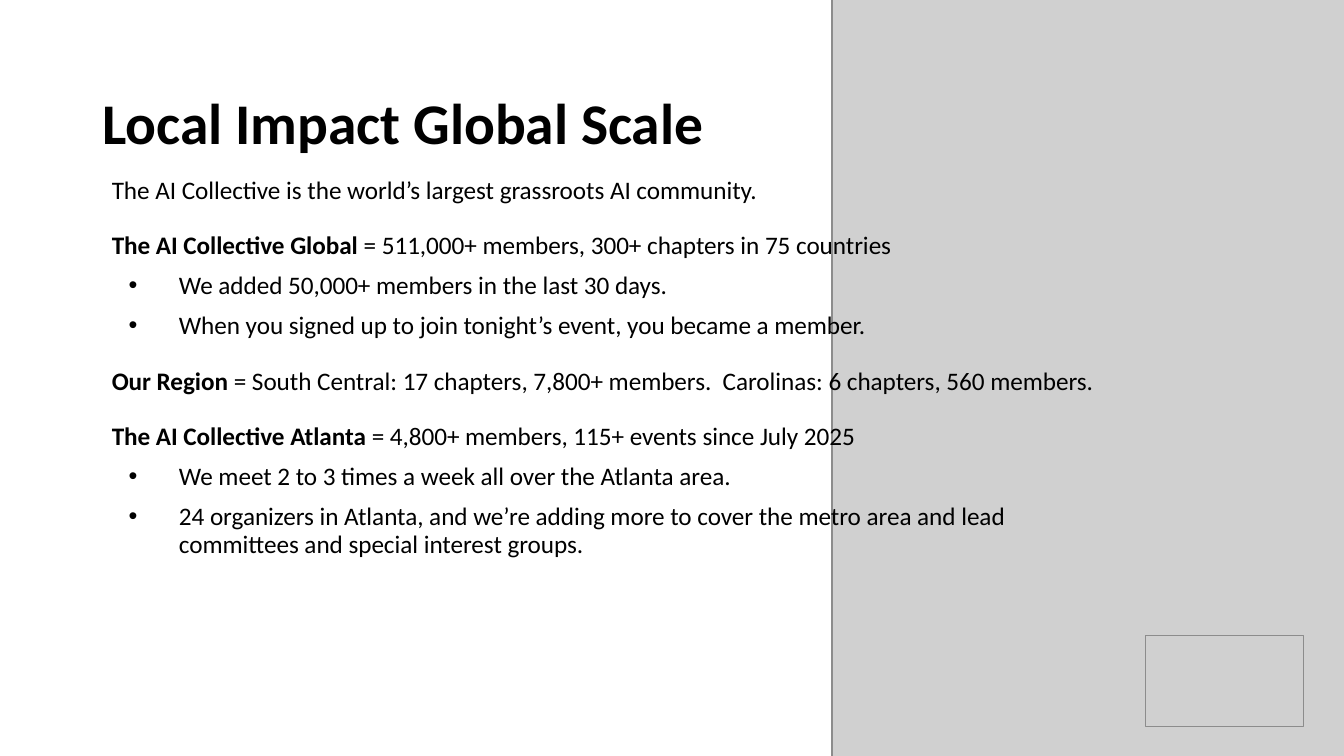
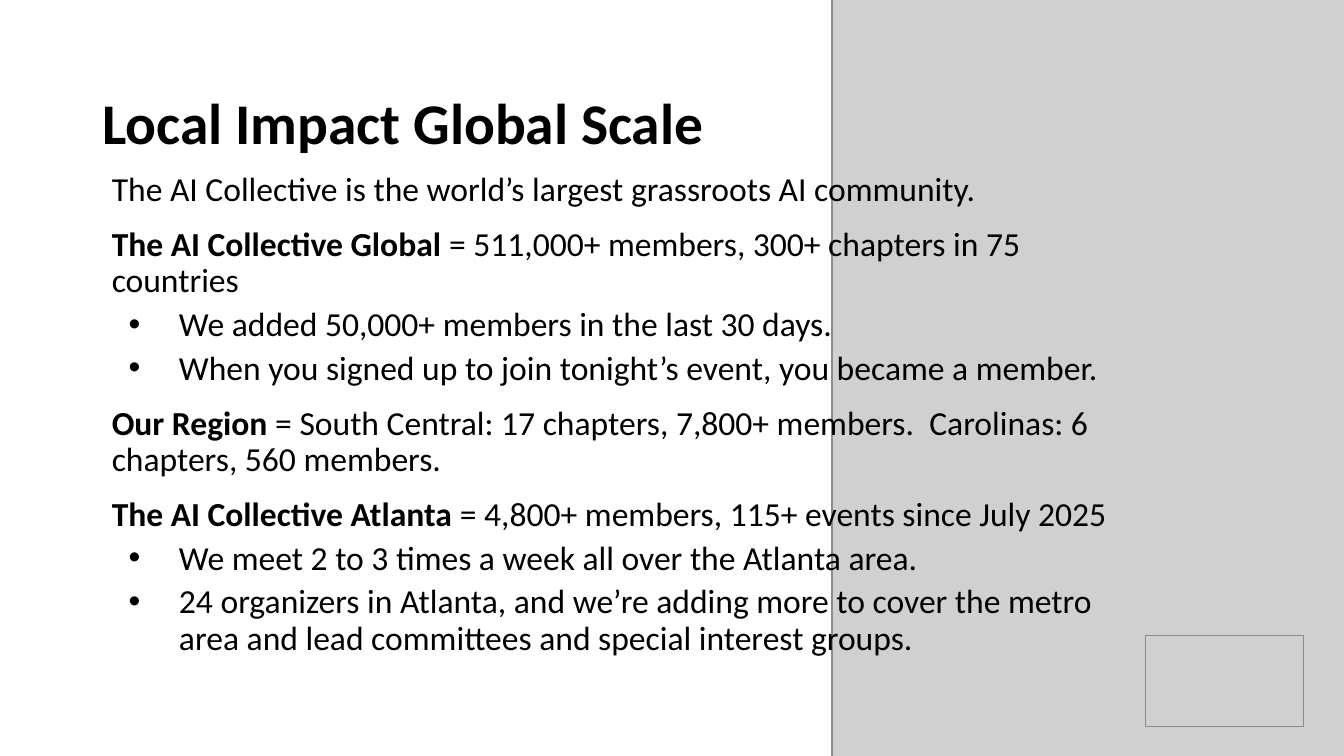
Before and after one commit to MMichelson1/ai, a slide deck: slide 5 of workshop-builder/vibe-night/template.pptx. Drawn at 1344x756 pixels with LibreOffice and Linux fonts; fonts in the diff are those of the drawing; grey boxes stand for pictures. Boxes give left, top, right and bottom in pixels: in the first picture for what was removed or moved away, otherwise in the second. Text is boxed around its words. In the diff, an @@ line names an element or a change of style, - is before the commit and + after.

```diff
--- a/workshop-builder/vibe-night/template.pptx
+++ b/workshop-builder/vibe-night/template.pptx
@@ text "The AI Collective is the ...": place and size @@
-text "The AI Collective is the ..." at [112, 181, 1093, 558]
+text "The AI Collective is the ..." at [112, 174, 1106, 658]
@@ text "The AI Collective is the ..." at [112, 174, 1106, 658]: size 13.5 to 18 pt; less space between paragraphs @@
```
Also in this commit, not shown: 3 other slides changed, 7 other files.
